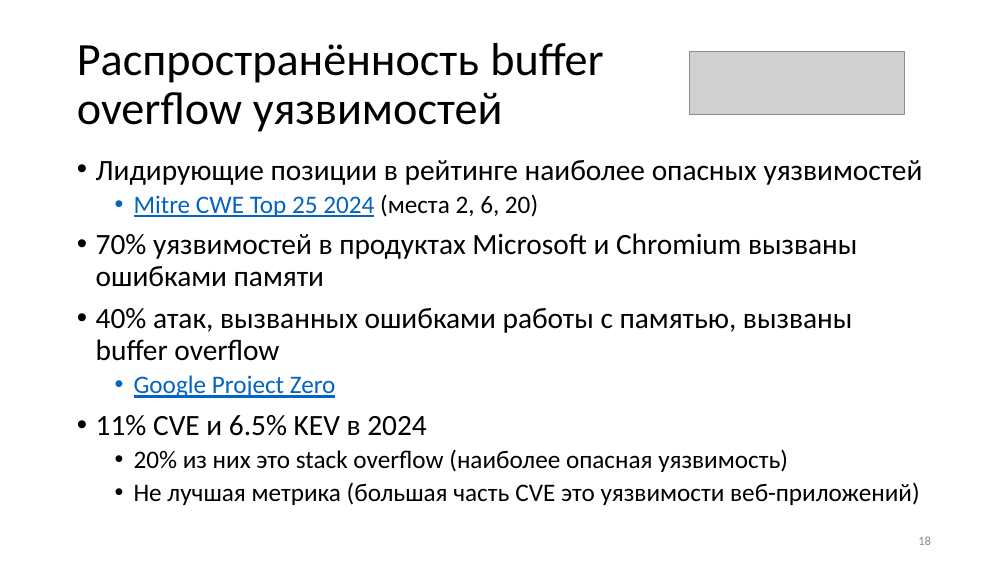
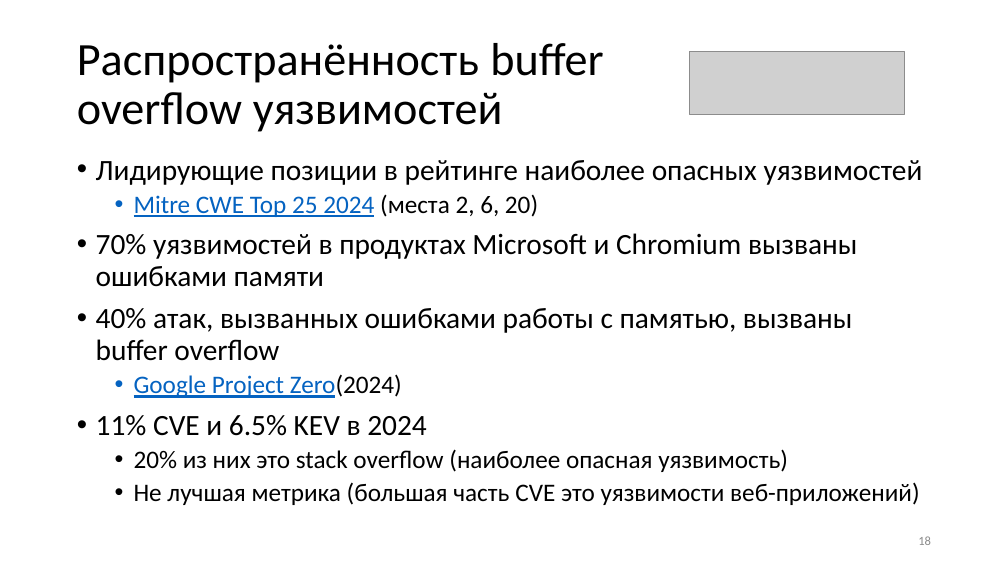
Before and after one commit to yugr/slides, a slide deck: slide 18 of CppZeroCost/2025/RU.pptx. Drawn at 1008x567 pixels with LibreOffice and Linux fonts; fonts in the diff are those of the drawing; grey boxes stand for pictures. Boxes give left, top, right and bottom in pixels: in the first picture for what was removed or moved away, otherwise in the second. Text is boxed around its words. In the diff, an @@ line names an element or a change of style, - is before the commit and + after.

```diff
--- a/CppZeroCost/2025/RU.pptx
+++ b/CppZeroCost/2025/RU.pptx
@@ text at (134, 374, 402, 398): text changed @@
-  • Google Project Zero
+  • Google Project Zero(2024)
```
Also in this commit, not shown: 9 other slides changed, 1 slide added, 2 other files.
